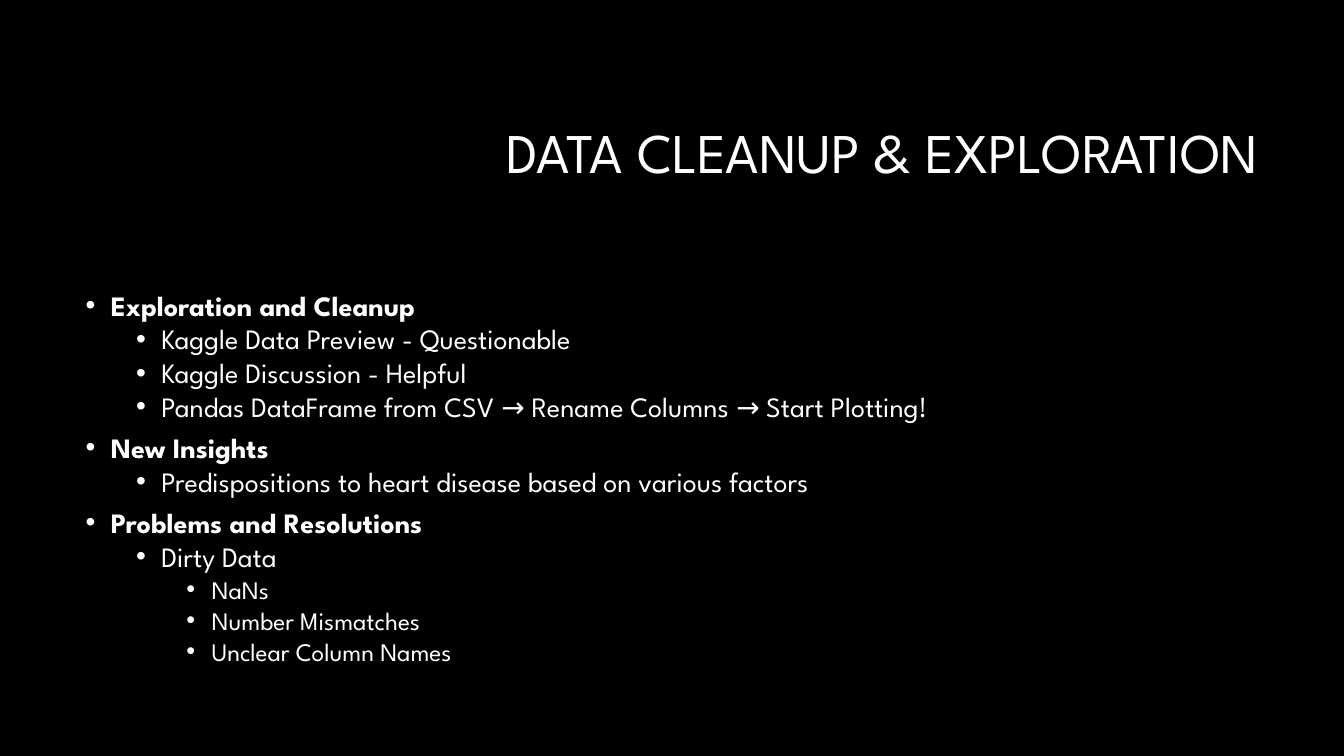
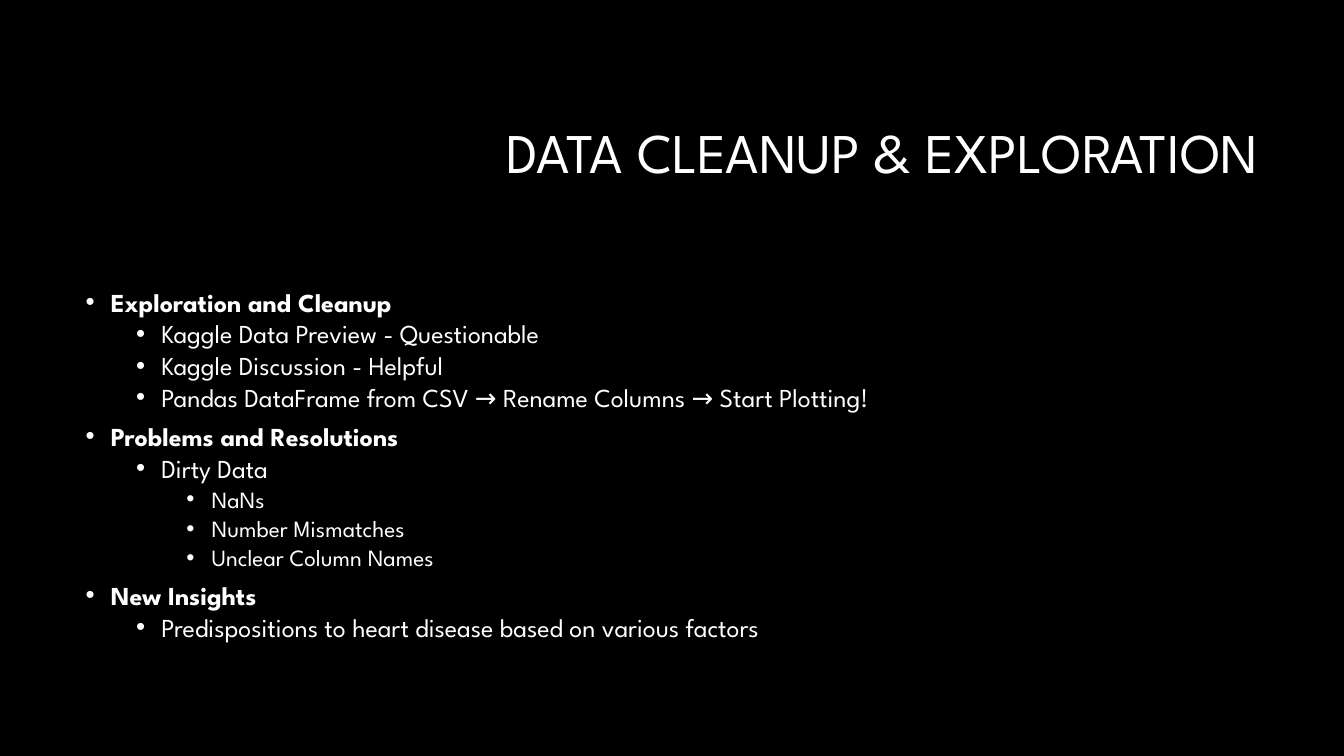
Before and after one commit to terrylashley/heart_project, a slide deck: slide 7 of heart_project_slides.pptx. Drawn at 1344x756 pixels with LibreOffice and Linux fonts; fonts in the diff are those of the drawing; background and template pictures are left out. Boxes give left, top, right and bottom in pixels: in the first picture for what was removed or moved away, otherwise in the second. Text is boxed around its words. In the diff, an @@ line names an element or a change of style, - is before the commit and + after.

```diff
--- a/heart_project_slides.pptx
+++ b/heart_project_slides.pptx
@@ text at <box>111,294,868,567</box>: size 20 to 18.5 pt in "Exploration and Cleanup", "Kaggle Data Preview - Questionable", "Kaggle Discussion - Helpful", "Pandas DataFrame from CSV → Rename Columns ..." and 2 more places; size 18 to 16.6 pt in "NaNs", "Number Mismatches", "Unclear Column Names" @@
@@ text at <box>111,438,808,498</box>: paragraphs removed @@
-• New Insights
-  • Predispositions to heart disease based on various factors
@@ text at <box>111,587,759,643</box>: paragraphs added @@
+• New Insights
+  • Predispositions to heart disease based on various factors
```
Also in this commit, not shown: 1 other slide changed, 1 slide added, 2 slides removed, 1 other file.
